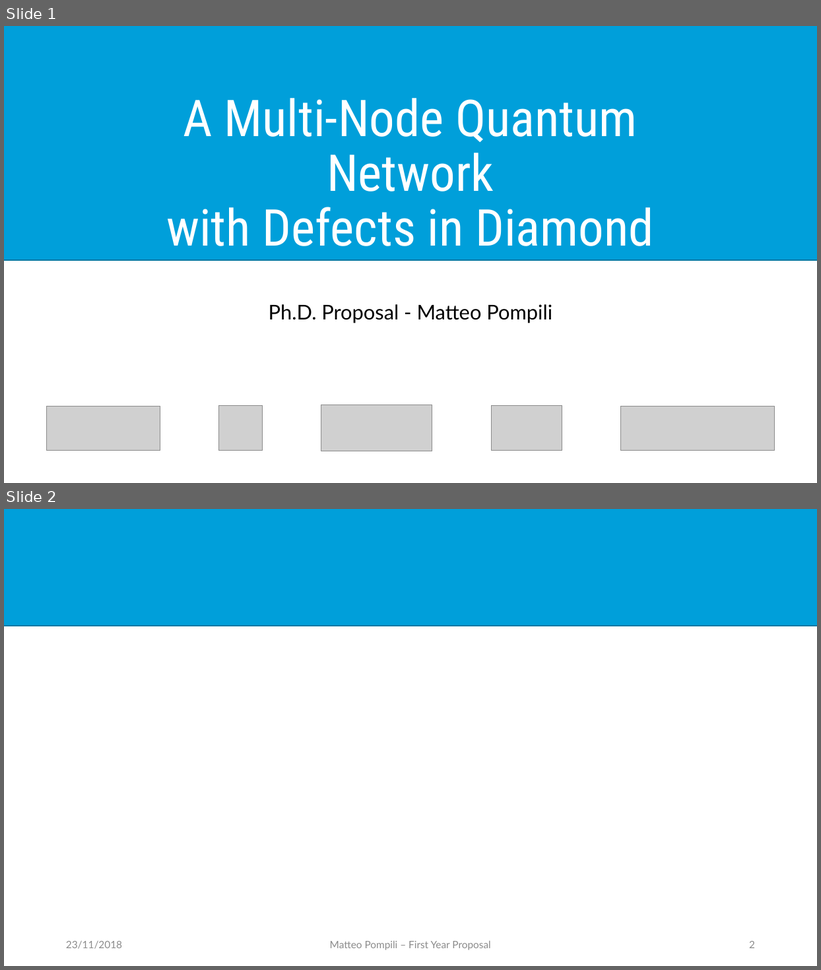
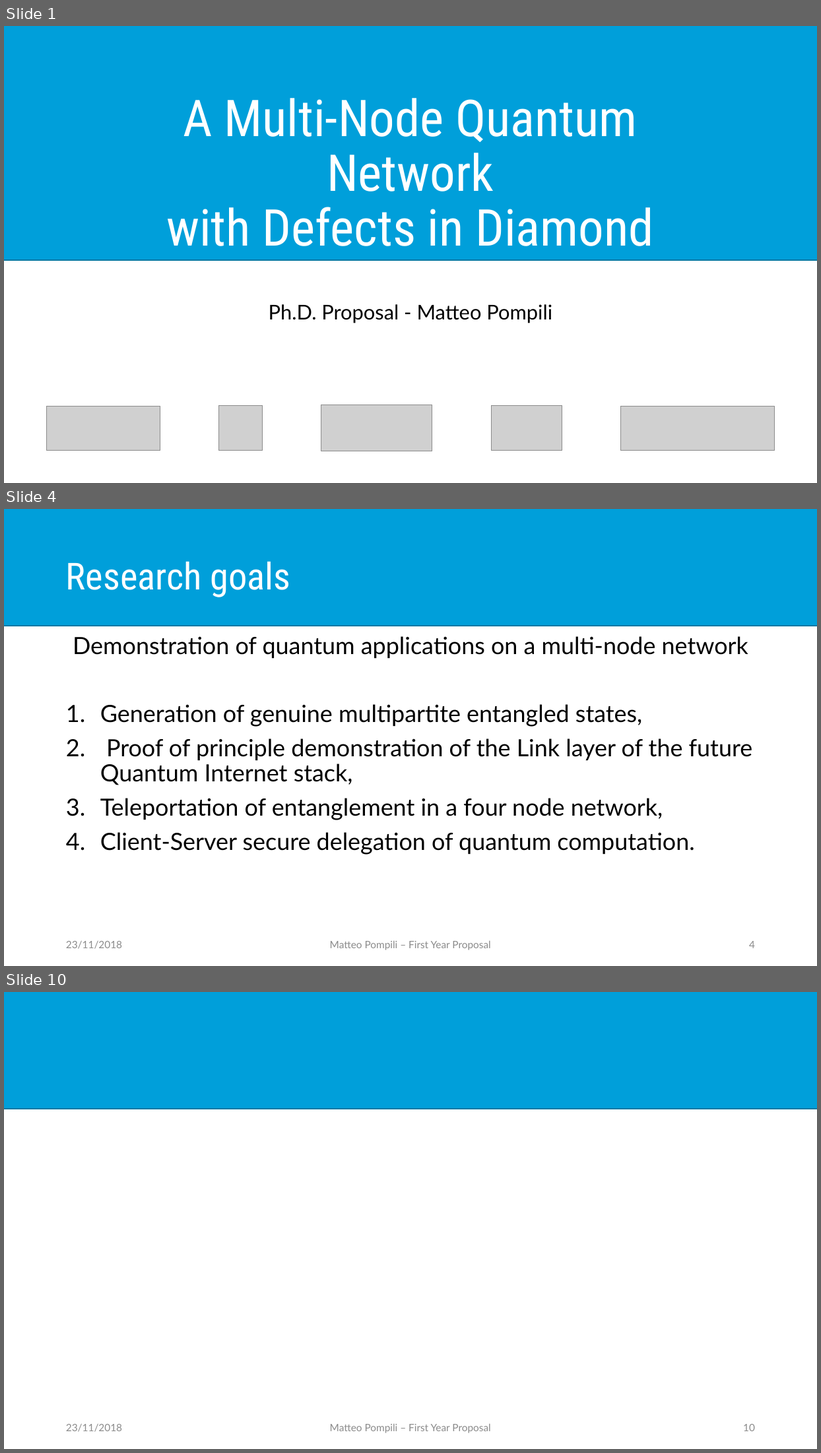
Before and after one commit to matpompili/go-nogo, a slide deck: presentation/Go_NoGo_Presentation.pptx. Shown one above the other, each under a label of ours: slides 1 and 2 before the commit, slides 1, 4 and 10 after it; the slides between them are not shown. The pictures are 821x970 and 821x1453 pixels, drawn with LibreOffice and Linux fonts; fonts in the diff are those of the drawing; grey boxes stand for pictures. Boxes give left, top, right and bottom in pixels: in the first picture for what was removed or moved away, otherwise in the second. Text is boxed around its words. In the diff, an @@ line names an element or a change of style, - is before the commit and + after.

```diff
--- a/presentation/Go_NoGo_Presentation.pptx
+++ b/presentation/Go_NoGo_Presentation.pptx
@@ slide 4 added at (4,509,817,966), background #FFFFFF; not listed: 1 template element that a slide beside it also shows @@
@@ title added at (66,561,290,597), 44 pt, text #FFFFFF @@
+Research goals
@@ text added at (73,636,753,855), 28 pt, text #000000 @@
+Demonstration of quantum applications on a multi-node network
+1. Generation of genuine multipartite entangled states,
+2. Proof of principle demonstration of the Link layer of the future Quantum Internet stack,
+3. Teleportation of entanglement in a four node network,
+4. Client-Server secure delegation of quantum computation.
@@ text added at (66,941,122,949), 12 pt, text #8C8C8C @@
+23/11/2018
@@ text added at (330,941,490,951), 12 pt, text #8C8C8C @@
+Matteo Pompili – First Year Proposal
@@ page number added at (749,941,755,949), 12 pt, text #8C8C8C @@
+4
@@ what was slide 2 is now slide 10 @@
@@ page number at (743,1424,755,1432): text changed @@
-2
+10
```
Also in this commit, not shown: 7 other slides added.
